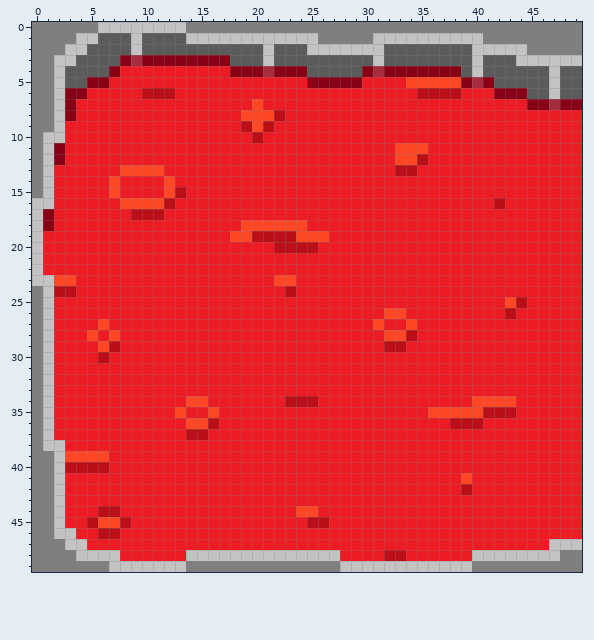
Pixel-art sprite, stored at images/l0100.png. Above is the file before it was changed.
The file is 50x50 pixels.
Once edited:
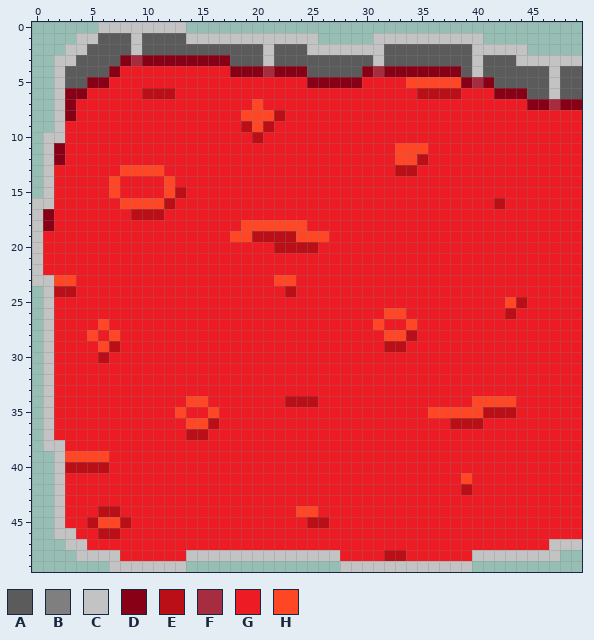
Palette (. is transparent): A #5b5b5b  B #7f7f7f  C #c3c3c3  D #880015  E #bb0f17  F #a62d3f  G #ed1c24  H #ff4726
The edit:
@@ x 0..49 @@
- 0 BBBBBBCCCCCCCCBBBBBBBBBBBBBBBBBBBBBBBBBBBBBBBBBBBB
- 1 BBBBCCAAACAAAACCCCCCCCCCCCBBBBBCCCCCCCCCCBBBBBBBBB
- 2 BBBCCAAAACAAAAAAAAAAACAAACCCCCCCAAAAAAAACCCCCBBBBB
- 3 BBCCAAAADFDDDDDDDDAAACAAAAAAAAACAAAAAAAACAAACCCCCC
- 4 BBCAAAADGGGGGGGGGGDDDFDDDAAAAADFDDDDDDDACAAAAAACAA
- 5 BBCAADDGGGGGGGGGGGGGGGGGGDDDDDGGGGHHHHHDFDAAAAACAA
- 6 BBCDDGGGGGEEEGGGGGGGGGGGGGGGGGGGGGGEEEEGGGDDDAACAA
- 7 BBCDGGGGGGGGGGGGGGGGHGGGGGGGGGGGGGGGGGGGGGGGGDDFDD
- 8 BBCDGGGGGGGGGGGGGGGHHHEGGGGGGGGGGGGGGGGGGGGGGGGGGG
- 9 BBCGGGGGGGGGGGGGGGGEHEGGGGGGGGGGGGGGGGGGGGGGGGGGGG
-10 BCCGGGGGGGGGGGGGGGGGEGGGGGGGGGGGGGGGGGGGGGGGGGGGGG
-11 BCDGGGGGGGGGGGGGGGGGGGGGGGGGGGGGGHHHGGGGGGGGGGGGGG
-12 BCDGGGGGGGGGGGGGGGGGGGGGGGGGGGGGGHHEGGGGGGGGGGGGGG
-13 BCGGGGGGHHHHGGGGGGGGGGGGGGGGGGGGGEEGGGGGGGGGGGGGGG
-14 BCGGGGGHGGGGHGGGGGGGGGGGGGGGGGGGGGGGGGGGGGGGGGGGGG
-15 BCGGGGGHGGGGHEGGGGGGGGGGGGGGGGGGGGGGGGGGGGGGGGGGGG
+ 0 ......CCCCCCCC....................................
+ 1 ....CCAAACAAAACCCCCCCCCCCC.....CCCCCCCCCC.........
+ 2 ...CCAAAACAAAAAAAAAAACAAACCCCCCCAAAAAAAACCCCC.....
+ 3 ..CCAAAADFDDDDDDDDAAACAAAAAAAAACAAAAAAAACAAACCCCCC
+ 4 ..CAAAADGGGGGGGGGGDDDFDDDAAAAADFDDDDDDDACAAAAAACAA
+ 5 ..CAADDGGGGGGGGGGGGGGGGGGDDDDDGGGGHHHHHDFDAAAAACAA
+ 6 ..CDDGGGGGEEEGGGGGGGGGGGGGGGGGGGGGGEEEEGGGDDDAACAA
+ 7 ..CDGGGGGGGGGGGGGGGGHGGGGGGGGGGGGGGGGGGGGGGGGDDFDD
+ 8 ..CDGGGGGGGGGGGGGGGHHHEGGGGGGGGGGGGGGGGGGGGGGGGGGG
+ 9 ..CGGGGGGGGGGGGGGGGEHEGGGGGGGGGGGGGGGGGGGGGGGGGGGG
+10 .CCGGGGGGGGGGGGGGGGGEGGGGGGGGGGGGGGGGGGGGGGGGGGGGG
+11 .CDGGGGGGGGGGGGGGGGGGGGGGGGGGGGGGHHHGGGGGGGGGGGGGG
+12 .CDGGGGGGGGGGGGGGGGGGGGGGGGGGGGGGHHEGGGGGGGGGGGGGG
+13 .CGGGGGGHHHHGGGGGGGGGGGGGGGGGGGGGEEGGGGGGGGGGGGGGG
+14 .CGGGGGHGGGGHGGGGGGGGGGGGGGGGGGGGGGGGGGGGGGGGGGGGG
+15 .CGGGGGHGGGGHEGGGGGGGGGGGGGGGGGGGGGGGGGGGGGGGGGGGG
 16 CCGGGGGGHHHHEGGGGGGGGGGGGGGGGGGGGGGGGGGGGGEGGGGGGG
@@ x 0..49 @@
 23 CCHHGGGGGGGGGGGGGGGGGGHHGGGGGGGGGGGGGGGGGGGGGGGGGG
-24 BCEEGGGGGGGGGGGGGGGGGGGEGGGGGGGGGGGGGGGGGGGGGGGGGG
-25 BCGGGGGGGGGGGGGGGGGGGGGGGGGGGGGGGGGGGGGGGGGHEGGGGG
-26 BCGGGGGGGGGGGGGGGGGGGGGGGGGGGGGGHHGGGGGGGGGEGGGGGG
-27 BCGGGGHGGGGGGGGGGGGGGGGGGGGGGGGHGGHGGGGGGGGGGGGGGG
-28 BCGGGHGHGGGGGGGGGGGGGGGGGGGGGGGGHHEGGGGGGGGGGGGGGG
-29 BCGGGGHEGGGGGGGGGGGGGGGGGGGGGGGGEEGGGGGGGGGGGGGGGG
-30 BCGGGGEGGGGGGGGGGGGGGGGGGGGGGGGGGGGGGGGGGGGGGGGGGG
-31 BCGGGGGGGGGGGGGGGGGGGGGGGGGGGGGGGGGGGGGGGGGGGGGGGG
-32 BCGGGGGGGGGGGGGGGGGGGGGGGGGGGGGGGGGGGGGGGGGGGGGGGG
-33 BCGGGGGGGGGGGGGGGGGGGGGGGGGGGGGGGGGGGGGGGGGGGGGGGG
-34 BCGGGGGGGGGGGGHHGGGGGGGEEEGGGGGGGGGGGGGGHHHHGGGGGG
-35 BCGGGGGGGGGGGHGGHGGGGGGGGGGGGGGGGGGGHHHHHEEEGGGGGG
-36 BCGGGGGGGGGGGGHHEGGGGGGGGGGGGGGGGGGGGGEEEGGGGGGGGG
-37 BCGGGGGGGGGGGGEEGGGGGGGGGGGGGGGGGGGGGGGGGGGGGGGGGG
-38 BCCGGGGGGGGGGGGGGGGGGGGGGGGGGGGGGGGGGGGGGGGGGGGGGG
-39 BBCHHHHGGGGGGGGGGGGGGGGGGGGGGGGGGGGGGGGGGGGGGGGGGG
-40 BBCEEEEGGGGGGGGGGGGGGGGGGGGGGGGGGGGGGGGGGGGGGGGGGG
-41 BBCGGGGGGGGGGGGGGGGGGGGGGGGGGGGGGGGGGGGHGGGGGGGGGG
-42 BBCGGGGGGGGGGGGGGGGGGGGGGGGGGGGGGGGGGGGEGGGGGGGGGG
-43 BBCGGGGGGGGGGGGGGGGGGGGGGGGGGGGGGGGGGGGGGGGGGGGGGG
-44 BBCGGGEEGGGGGGGGGGGGGGGGHHGGGGGGGGGGGGGGGGGGGGGGGG
-45 BBCGGEHHEGGGGGGGGGGGGGGGGEEGGGGGGGGGGGGGGGGGGGGGGG
-46 BBCCGGEEGGGGGGGGGGGGGGGGGGGGGGGGGGGGGGGGGGGGGGGGGG
-47 BBBCCGGGGGGGGGGGGGGGGGGGGGGGGGGGGGGGGGGGGGGGGGGCCC
-48 BBBBCCCCGGGGGGCCCCCCCCCCCCCCGGGGEEGGGGGGCCCCCCCCBB
-49 BBBBBBBCCCCCCCBBBBBBBBBBBBBBCCCCCCCCCCCCBBBBBBBBBB
+24 .CEEGGGGGGGGGGGGGGGGGGGEGGGGGGGGGGGGGGGGGGGGGGGGGG
+25 .CGGGGGGGGGGGGGGGGGGGGGGGGGGGGGGGGGGGGGGGGGHEGGGGG
+26 .CGGGGGGGGGGGGGGGGGGGGGGGGGGGGGGHHGGGGGGGGGEGGGGGG
+27 .CGGGGHGGGGGGGGGGGGGGGGGGGGGGGGHGGHGGGGGGGGGGGGGGG
+28 .CGGGHGHGGGGGGGGGGGGGGGGGGGGGGGGHHEGGGGGGGGGGGGGGG
+29 .CGGGGHEGGGGGGGGGGGGGGGGGGGGGGGGEEGGGGGGGGGGGGGGGG
+30 .CGGGGEGGGGGGGGGGGGGGGGGGGGGGGGGGGGGGGGGGGGGGGGGGG
+31 .CGGGGGGGGGGGGGGGGGGGGGGGGGGGGGGGGGGGGGGGGGGGGGGGG
+32 .CGGGGGGGGGGGGGGGGGGGGGGGGGGGGGGGGGGGGGGGGGGGGGGGG
+33 .CGGGGGGGGGGGGGGGGGGGGGGGGGGGGGGGGGGGGGGGGGGGGGGGG
+34 .CGGGGGGGGGGGGHHGGGGGGGEEEGGGGGGGGGGGGGGHHHHGGGGGG
+35 .CGGGGGGGGGGGHGGHGGGGGGGGGGGGGGGGGGGHHHHHEEEGGGGGG
+36 .CGGGGGGGGGGGGHHEGGGGGGGGGGGGGGGGGGGGGEEEGGGGGGGGG
+37 .CGGGGGGGGGGGGEEGGGGGGGGGGGGGGGGGGGGGGGGGGGGGGGGGG
+38 .CCGGGGGGGGGGGGGGGGGGGGGGGGGGGGGGGGGGGGGGGGGGGGGGG
+39 ..CHHHHGGGGGGGGGGGGGGGGGGGGGGGGGGGGGGGGGGGGGGGGGGG
+40 ..CEEEEGGGGGGGGGGGGGGGGGGGGGGGGGGGGGGGGGGGGGGGGGGG
+41 ..CGGGGGGGGGGGGGGGGGGGGGGGGGGGGGGGGGGGGHGGGGGGGGGG
+42 ..CGGGGGGGGGGGGGGGGGGGGGGGGGGGGGGGGGGGGEGGGGGGGGGG
+43 ..CGGGGGGGGGGGGGGGGGGGGGGGGGGGGGGGGGGGGGGGGGGGGGGG
+44 ..CGGGEEGGGGGGGGGGGGGGGGHHGGGGGGGGGGGGGGGGGGGGGGGG
+45 ..CGGEHHEGGGGGGGGGGGGGGGGEEGGGGGGGGGGGGGGGGGGGGGGG
+46 ..CCGGEEGGGGGGGGGGGGGGGGGGGGGGGGGGGGGGGGGGGGGGGGGG
+47 ...CCGGGGGGGGGGGGGGGGGGGGGGGGGGGGGGGGGGGGGGGGGGCCC
+48 ....CCCCGGGGGGCCCCCCCCCCCCCCGGGGEEGGGGGGCCCCCCCC..
+49 .......CCCCCCC..............CCCCCCCCCCCC..........
Boxes around the changes in both pictures, in picture pixels (x1, y1, x2, y2):
erased: (32, 22, 98, 198)
erased: (186, 22, 582, 55)
erased: (32, 286, 109, 572)
erased: (472, 550, 582, 572)
erased: (186, 561, 340, 572)
